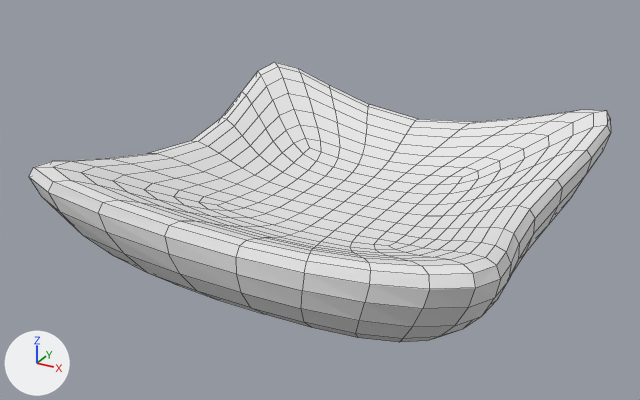
Before and after pictures for a commit that changed the Blender file House builder/Assets/Models/Furniture/Patoriku.blend.
One viewpoint serves both versions: a 50 mm camera at (2.1, -4.1, 1.97) aimed at (-0.12, -0.06, -0.05). The lights are fixed; the arrows at lower left show +X, +Y and +Z. Mesh edges are drawn as thin lines.
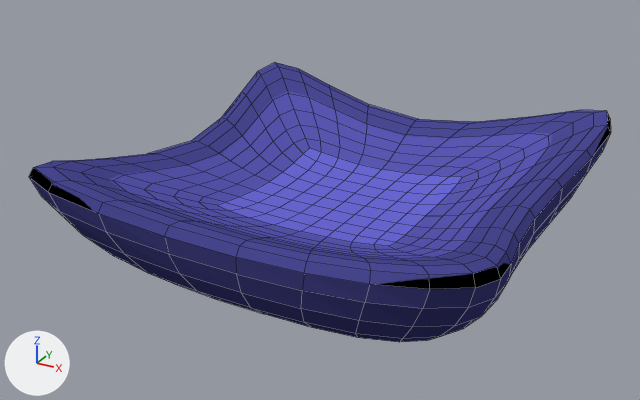
Edits to the bpy script that builds the scene:
```text
Add img_patoriku_texture:
    img_patoriku_texture = load_image('Patoriku_Texture', '../Textures/Patoriku_Texture.png', 1024, 1024, 'sRGB')
Change mat_material_patoriku:
    remove mat_material_patoriku.base_color = (0.8, 0.8, 0.8)  # white #e7e7e7
    add mat_material_patoriku.texture = img_patoriku_texture
```

Pixel boxes (x1, y1, x2, y2) of what changed, in the pictures (640 x 400 px):
'Cube', surface changed (white to blue): (29, 62, 611, 342) in both
